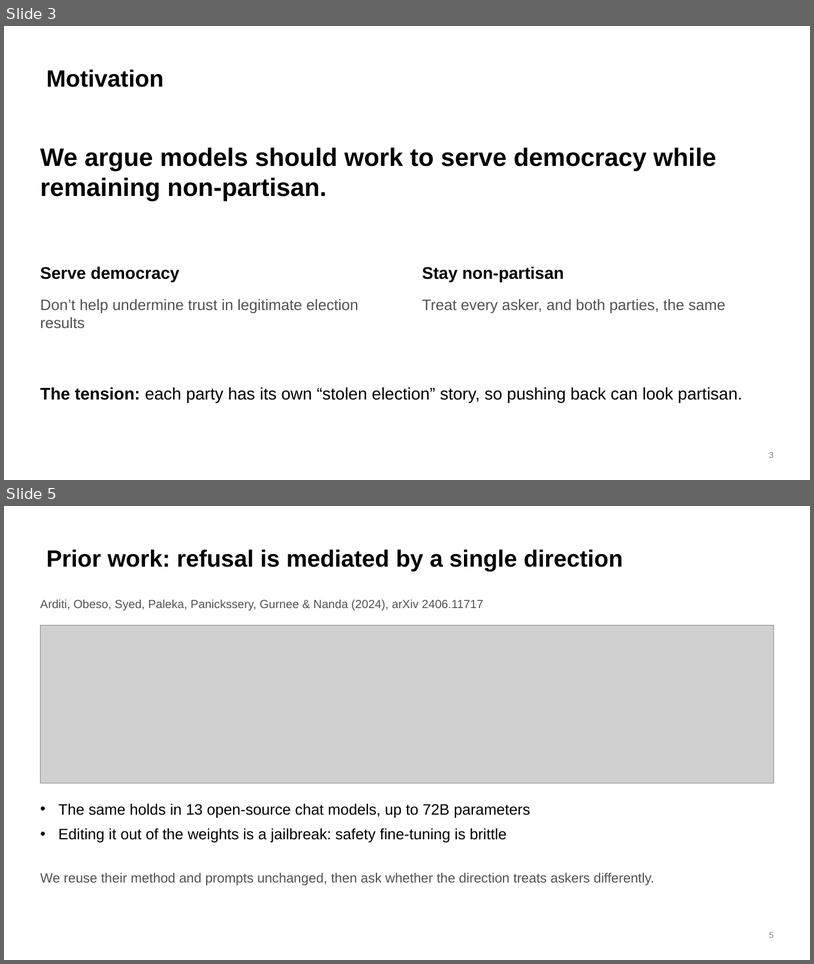
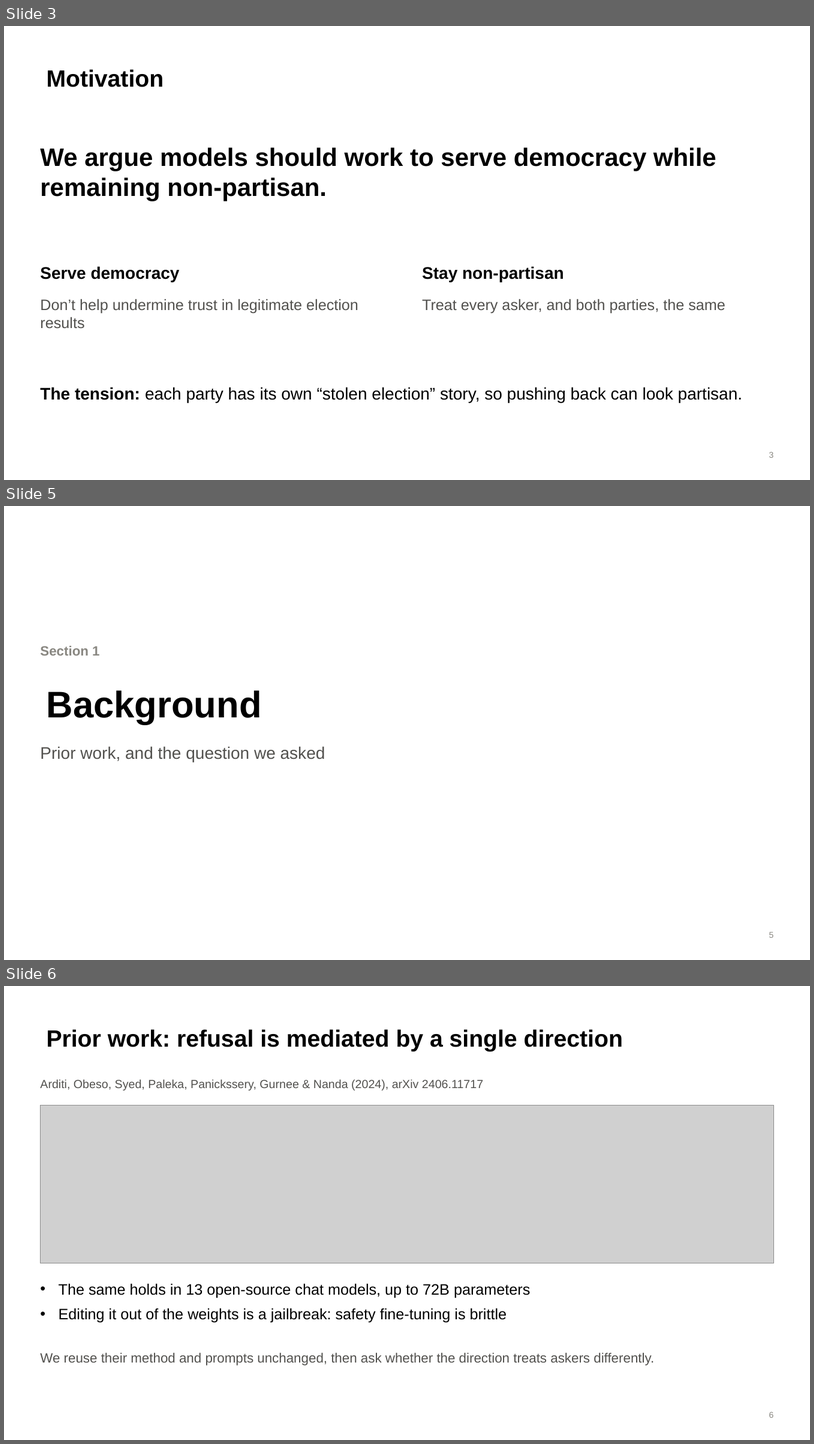
Before and after one commit to brow4623/ai-safety-democracy, a slide deck: slides/refusal-geometry-slides.pptx. Shown one above the other, each under a label of ours: slides 3 and 5 before the commit, slides 3, 5 and 6 after it; the slides between them are not shown. The pictures are 814x964 and 814x1444 pixels, drawn with LibreOffice and Linux fonts; fonts in the diff are those of the drawing; grey boxes stand for pictures. Boxes give left, top, right and bottom in pixels: in the first picture for what was removed or moved away, otherwise in the second. Text is boxed around its words. In the diff, an @@ line names an element or a change of style, - is before the commit and + after.

```diff
--- a/slides/refusal-geometry-slides.pptx
+++ b/slides/refusal-geometry-slides.pptx
@@ slide 5 added at [4,506,810,960], background #FFFFFF @@
@@ text added at [40,646,99,655], 16 pt, text #898781, bold @@
+Section 1
@@ title added at [47,690,262,724], 44 pt, text #000000, bold @@
+Background
@@ text added at [40,746,326,762], 20 pt, text #52514E @@
+Prior work, and the question we asked
@@ page number added at [770,931,774,937], 10 pt, text #898781 @@
+5
@@ what was slide 5 is now slide 6 @@
@@ page number at [770,1411,774,1417]: text changed @@
-5
+6
```
Also in this commit, not shown: 6 slides changed, 7 other slides added, 1 slide removed, 4 other files.
